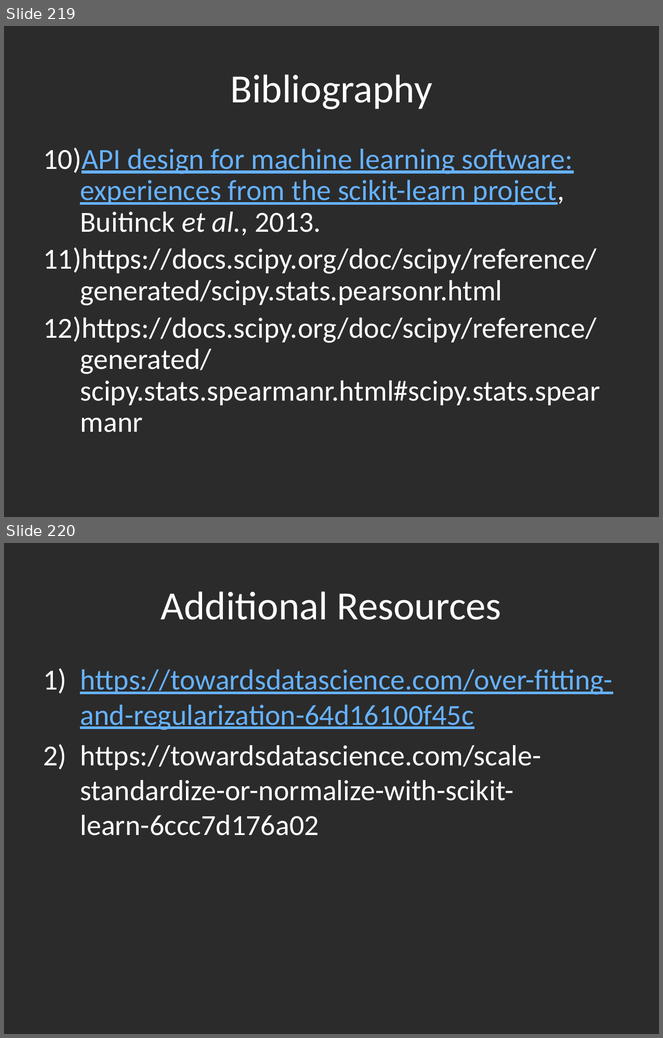
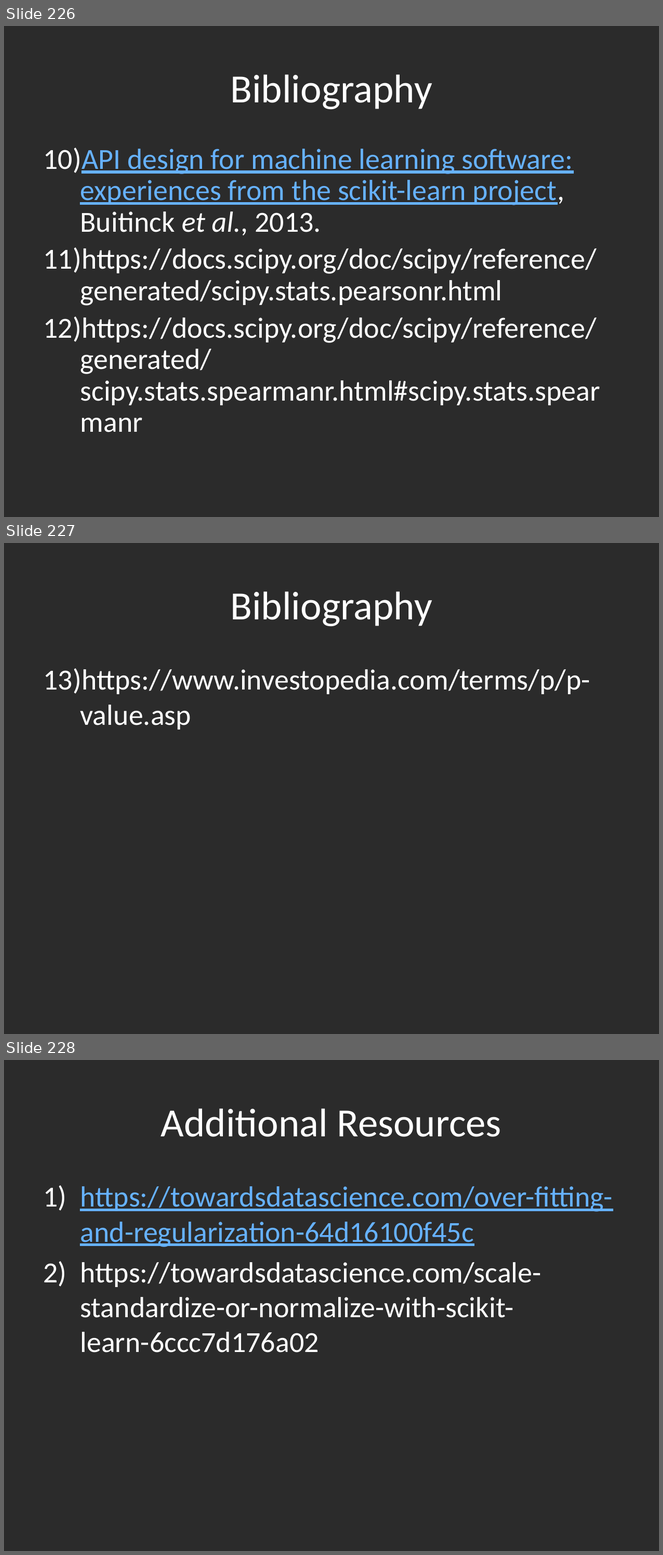
Before and after one commit to dbowmans46/PracticalProgramming, a slide deck: Session 7 - Python/Instructional Material/Session 7 - Python Brief Intro to Machine Learning with Scikit Learn.odp. Shown one above the other, each under a label of ours: slides 219 and 220 before the commit, slides 226, 227 and 228 after it. The pictures are 663x1038 and 663x1555 pixels, drawn with LibreOffice and Linux fonts; fonts in the diff are those of the drawing; background and template pictures are left out; a plain dark background stands for a picture behind light text. Boxes give left, top, right and bottom in pixels: in the first picture for what was removed or moved away, otherwise in the second. Text is boxed around its words. In the diff, an @@ line names an element or a change of style, - is before the commit and + after.

Commit message:
Added explanation of p-value along with citation. Reinforcement of how to check correlations.

```diff
--- a/Session 7 - Python/Instructional Material/Session 7 - Python Brief Intro to Machine Learning with Scikit Learn.odp
+++ b/Session 7 - Python/Instructional Material/Session 7 - Python Brief Intro to Machine Learning with Scikit Learn.odp
@@ slide 227 added at [4,543,659,1034], background picture (left out) @@
@@ title added at [230,591,432,627], 44 pt, text #FFFFFF @@
+Bibliography
@@ text added at [44,668,591,730], 32 pt, text #FFFFFF @@
+13) https://www.investopedia.com/terms/p/p-value.asp
@@ what was slide 219 is now slide 226 @@
@@ what was slide 220 is now slide 228 @@
```
Also in this commit, not shown: 8 other slides added, 1 slide removed, 1 other file.
